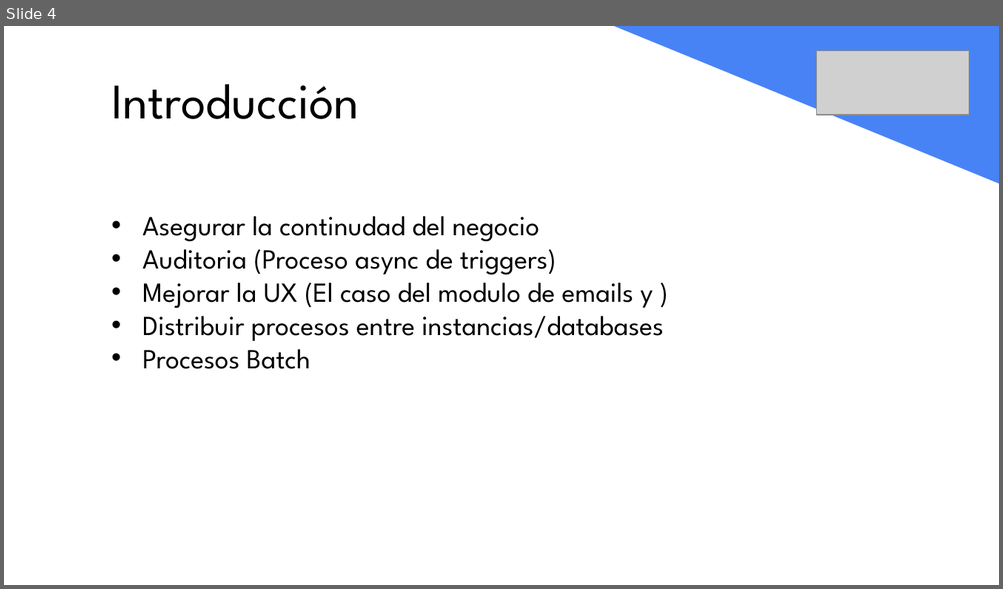
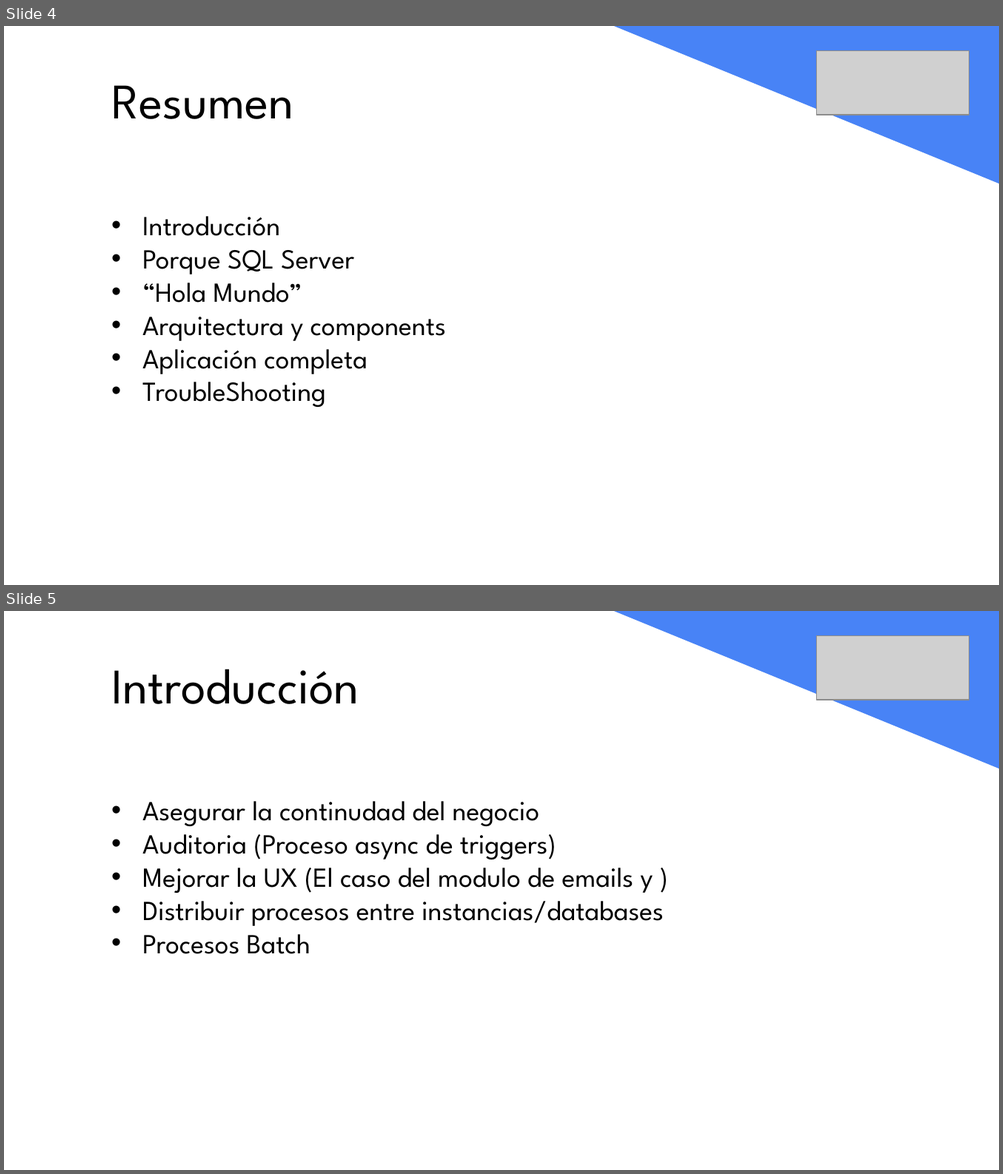
Before and after one commit to felipeschneider88/charlas, a slide deck: vOpen2019/vOpen19-UY-FelipeSchneider.pptx. Shown one above the other, each under a label of ours: slide 4 before the commit, slides 4 and 5 after it. The pictures are 1003x589 and 1003x1174 pixels, drawn with LibreOffice and Linux fonts; fonts in the diff are those of the drawing; grey boxes stand for pictures. Boxes give left, top, right and bottom in pixels: in the first picture for what was removed or moved away, otherwise in the second. Text is boxed around its words. In the diff, an @@ line names an element or a change of style, - is before the commit and + after.

```diff
--- a/vOpen2019/vOpen19-UY-FelipeSchneider.pptx
+++ b/vOpen2019/vOpen19-UY-FelipeSchneider.pptx
@@ slide 4 added at [4,26,999,585], background #FFFFFF @@
@@ right triangle added at [614,26,999,184], fill #4883F6 @@
@@ picture added at [817,51,970,115] @@
@@ text added at [111,85,293,119], 36 pt, text #000000 @@
+Resumen
@@ text added at [142,216,446,407], 20 pt, text #000000 @@
+• Introducción
+• Porque SQL Server
+• “Hola Mundo”
+• Arquitectura y components
+• Aplicación completa
+• TroubleShooting
@@ what was slide 4 is now slide 5 @@
```
Also in this commit, not shown: 1 slide changed, 1 other slide added, 2 other files.
